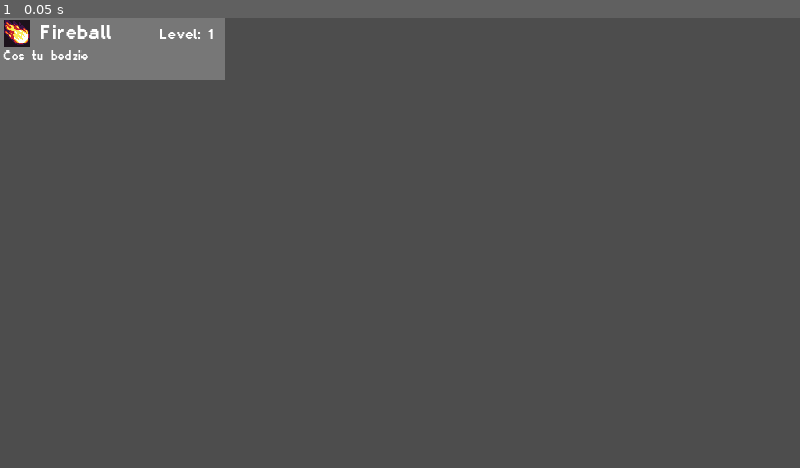
Above: before the commit, frame 1.
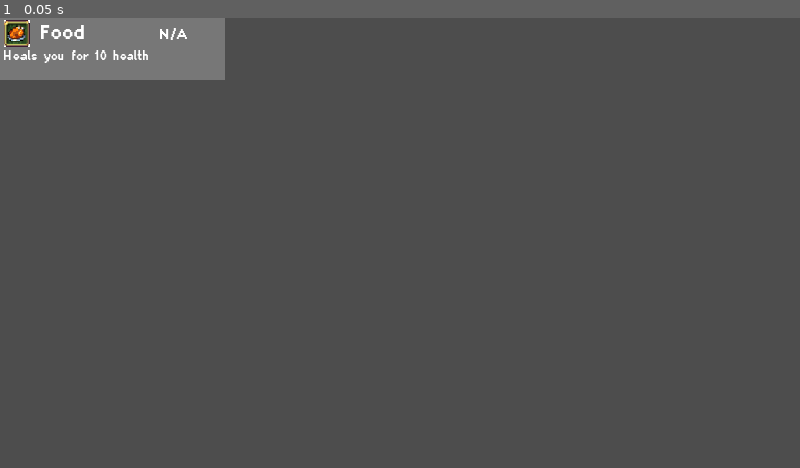
Above: after the commit, the same moment.

Repository: IgnacyZywalewski/VampireSurvivors
Game: Godot game, scene res://ui/item_option.tscn
Same seed, same stepped clock (60 frames per second), same inputs: the game is played once before the commit and once after it. This scene is started directly instead of the project's main scene.
Inputs:
- Up to frame 1 (0.05 s): no input

The runs differ from the first frame. In frame 1, 0.6% of the frame differs, in the area x 0-27%, y 0-10%.

Commit message:
Improved upgrade database

Diff:
--- a/player/player.gd
+++ b/player/player.gd
@@ -13,6 +13,7 @@
 
 var level = "res://world/world.tscn"
 
+#Player
 @onready var animation_tree = $Animation
 @onready var hit_flash_animation = $HitFlashAnimation
 @onready var idle_sprite = $Animation/IdleSprite
@@ -75,6 +76,13 @@
 
 #Enemy
 var enemy_close = []
+
+#Upgrades
+var collected_upgrades = []
+var upgrade_options_available = []
+var speed = 0
+var spell_cooldown = 0
+var aditional_attacks = 0
 
 func _ready():
 	attack()
@@ -336,14 +344,17 @@
 	var options_max = 3
 	while options < options_max:
 		var options_choice = item_option.instantiate()
+		options_choice.item = get_random_item()
 		upgrade_options.add_child(options_choice)
 		options += 1
 	get_tree().paused = true
 
-func upgrade_character(_upgrade):
+func upgrade_character(upgrade):
 	var option_children = upgrade_options.get_children()
 	for i in option_children:
 		i.queue_free()
+	upgrade_options_available.clear()
+	collected_upgrades.append(upgrade)
 
 	var tween = level_up_panel.create_tween()
 	tween.tween_property(level_up_panel, "position", Vector2(220, 380), 0.1).set_trans(Tween.TRANS_QUINT).set_ease(Tween.EASE_OUT)
@@ -353,3 +364,27 @@
 	level_up_panel.visible = false
 	get_tree().paused = false
 	callculate_experience(0)
+
+func get_random_item():
+	var database_list = []
+	for i in UpgradeDataBase.UPGRADES:
+		if i in collected_upgrades:
+			pass
+		elif i in upgrade_options_available:
+			pass
+		elif UpgradeDataBase.UPGRADES[i]["type"] == null:
+			pass
+		elif UpgradeDataBase.UPGRADES[i]["prerequesits"].size() > 0:
+			for j in UpgradeDataBase.UPGRADES[i]["prerequesits"]:
+				if not j in collected_upgrades:
+					pass
+				else:
+					database_list.append(i)
+		else :
+			database_list.append(i)
+	if database_list.size() > 0 :
+		var random_item = database_list.pick_random()
+		upgrade_options_available.append(random_item)
+		return random_item
+	else:
+		return null
--- a/player/weapons/black_hole.gd
+++ b/player/weapons/black_hole.gd
@@ -17,8 +17,8 @@
 	animation.play("black_hole")
 	match level:
 		1:
-			damage = 0.5
-			cooldown_timer = 1.5
+			damage = 2
+			cooldown_timer = 1
 			sprite.scale = Vector2(2,2)
 			collision_shape.scale = Vector2(2,2)
 			knockback_amount = 100
--- a/ui/item_option.gd
+++ b/ui/item_option.gd
@@ -6,15 +6,16 @@
 @onready var item_icon = $ItemIcon
 
 var mouse_over = false
-var item = "fireball1"
+var item = null
 @onready var player = get_tree().get_first_node_in_group("player")
 
 signal selected_upgrade(upgrade)
 
 func _ready():
-	item_icon.size = Vector2(35, 35)
-	connect("selected_upgrade",Callable(player,"upgrade_charawcter"))
+	connect("selected_upgrade", Callable(player, "upgrade_character"))
 
+	if item == null:
+		item = "food"
 	label_name.text = UpgradeDataBase.UPGRADES[item]["displayname"]
 	label_description.text = UpgradeDataBase.UPGRADES[item]["details"]
 	label_level.text = UpgradeDataBase.UPGRADES[item]["level"]
--- a/ui/item_option.tscn
+++ b/ui/item_option.tscn
@@ -5,7 +5,6 @@
 [ext_resource type="FontFile" uid="uid://d4a3w6dx63g5p" path="res://assets/fonts/Planes_ValMore.ttf" id="3_0mr8k"]
 
 [node name="ItemOption" type="ColorRect"]
-process_mode = 2
 custom_minimum_size = Vector2(160, 50)
 offset_right = 180.0
 offset_bottom = 50.0
--- a/utility/upgrade_data_base.gd
+++ b/utility/upgrade_data_base.gd
@@ -1,9 +1,9 @@
-extends Node2D
+extends Node
 
 
 const ICON_PATH = "res://assets/textures/icons/"
 const UPGRADES = {
-	"fireball1": {
+	"fireball_1": {
 		"icon": ICON_PATH + "fireball_icon.png",
 		"displayname": "Fireball",
 		"details": "Cos tu bedzie",
@@ -11,20 +11,168 @@
 		"prerequesits": [],
 		"type": "weapon"
 	},
-	"fireball2": {
-		"icon": ICON_PATH + "fireballl_icon.png",
+	"fireball_2": {
+		"icon": ICON_PATH + "fireball_icon.png",
 		"displayname": "Fireball",
 		"details": "Cos tu bedzie 2",
 		"level": "Level: 2",
-		"prerequesits": ["fireball1"],
+		"prerequesits": ["fireball_1"],
 		"type": "weapon"
 	},
-	"fireball3": {
-		"icon": ICON_PATH + "fireballl_icon.png",
+	"fireball_3": {
+		"icon": ICON_PATH + "fireball_icon.png",
 		"displayname": "Fireball",
 		"details": "Cos tu bedzie 3",
 		"level": "Level: 3",
-		"prerequesits": ["fireball2"],
+		"prerequesits": ["fireball_2"],
 		"type": "weapon"
+	},
+	"fireball_4": {
+		"icon": ICON_PATH + "fireball_icon.png",
+		"displayname": "Fireball",
+		"details": "Cos tu bedzie 4",
+		"level": "Level: 4",
+		"prerequesits": ["fireball_3"],
+		"type": "weapon"
+	},
+	"fireball_5": {
+		"icon": ICON_PATH + "fireball_icon.png",
+		"displayname": "Fireball",
+		"details": "Cos tu bedzie 5",
+		"level": "Level: 5",
+		"prerequesits": ["fireball_5"],
+		"type": "weapon"
+	},
+
+	"black_hole_1": {
+		"icon": ICON_PATH + "black_hole_icon.png",
+		"displayname": "Black Hole",
+		"details": "Cos tu bedzie 1",
+		"level": "Level: 1",
+		"prerequesits": [],
+		"type": "weapon"
+	},
+	"black_hole_2": {
+		"icon": ICON_PATH + "black_hole_icon.png",
+		"displayname": "Black Hole",
+		"details": "Cos tu bedzie 2",
+		"level": "Level: 2",
+		"prerequesits": ["black_hole_1"],
+		"type": "weapon"
+	},
+	"black_hole_3": {
+		"icon": ICON_PATH + "black_hole_icon.png",
+		"displayname": "Black Hole",
+		"details": "Cos tu bedzie 3",
+		"level": "Level: 3",
+		"prerequesits": ["black_hole_2"],
+		"type": "weapon"
+	},
+	"black_hole_4": {
+		"icon": ICON_PATH + "black_hole_icon.png",
+		"displayname": "Black Hole",
+		"details": "Cos tu bedzie 4",
+		"level": "Level: 4",
+		"prerequesits": ["black_hole_3"],
+		"type": "weapon"
+	},
+	"black_hole_5": {
+		"icon": ICON_PATH + "black_hole_icon.png",
+		"displayname": "Black Hole",
+		"details": "Cos tu bedzie 5",
+		"level": "Level: 5",
+		"prerequesits": ["black_hole_3"],
+		"type": "weapon"
+	},
+
+	"shooting_star_1": {
+		"icon": ICON_PATH + "shooting_star_icon.png",
+		"displayname": "Shooting Star",
+		"details": "Cos tu bedzie 1",
+		"level": "Level: 1",
+		"prerequesits": [],
+		"type": "weapon"
+	},
+	"shooting_star_2": {
+		"icon": ICON_PATH + "shooting_star_icon.png",
+		"displayname": "Shooting Star",
+		"details": "Cos tu bedzie 2",
+		"level": "Level: 2",
+		"prerequesits": ["shooting_star_1"],
+		"type": "weapon"
+	},
+	"shooting_star_3": {
+		"icon": ICON_PATH + "shooting_star_icon.png",
+		"displayname": "Shooting Star",
+		"details": "Cos tu bedzie 3",
+		"level": "Level: 3",
+		"prerequesits": ["shooting_star_2"],
+		"type": "weapon"
+	},
+	"shooting_star_4": {
+		"icon": ICON_PATH + "shooting_star_icon.png",
+		"displayname": "Shooting Star",
+		"details": "Cos tu bedzie 4",
+		"level": "Level: 4",
+		"prerequesits": ["shooting_star_3"],
+		"type": "weapon"
+	},
+	"shooting_star_5": {
+		"icon": ICON_PATH + "shooting_star_icon.png",
+		"displayname": "Shooting Star",
+		"details": "Cos tu bedzie 5",
+		"level": "Level: 5",
+		"prerequesits": ["shooting_star_4"],
+		"type": "weapon"
+	},
+
+	"lightning_bolt_1": {
+		"icon": ICON_PATH + "lightning_bolt_icon.png",
+		"displayname": "Lightning Bolt",
+		"details": "Cos tu bedzie 1",
+		"level": "Level: 1",
+		"prerequesits": [],
+		"type": "weapon"
+	},
+	"lightning_bolt_2": {
+		"icon": ICON_PATH + "lightning_bolt_icon.png",
+		"displayname": "Lightning Bolt",
+		"details": "Cos tu bedzie 2",
+		"level": "Level: 2",
+		"prerequesits": ["lightning_bolt_1"],
+		"type": "weapon"
+	},
+	"lightning_bolt_3": {
+		"icon": ICON_PATH + "lightning_bolt_icon.png",
+		"displayname": "Lightning Bolt",
+		"details": "Cos tu bedzie 3",
+		"level": "Level: 3",
+		"prerequesits": ["lightning_bolt_2"],
+		"type": "weapon"
+	},
+	"lightning_bolt_4": {
+		"icon": ICON_PATH + "lightning_bolt_icon.png",
+		"displayname": "Lightning Bolt",
+		"details": "Cos tu bedzie 4",
+		"level": "Level: 4",
+		"prerequesits": ["lightning_bolt_3"],
+		"type": "weapon"
+	},
+	"lightning_bolt_5": {
+		"icon": ICON_PATH + "lightning_bolt_icon.png",
+		"displayname": "Lightning Bolt",
+		"details": "Cos tu bedzie 5",
+		"level": "Level: 5",
+		"prerequesits": ["lightning_bolt_4"],
+		"type": "weapon"
+	},
+
+	"food": {
+		"icon": ICON_PATH + "food.png",
+		"displayname": "Food",
+		"details": "Heals you for 10 health",
+		"level": "N/A",
+		"prerequesits": [],
+		"type": "passive"
 	}
 }
--- a/utility/upgrade_data_base.tscn
+++ b/utility/upgrade_data_base.tscn
@@ -2,5 +2,5 @@
 
 [ext_resource type="Script" path="res://utility/upgrade_data_base.gd" id="1_h85mv"]
 
-[node name="UpgradeDataBase" type="Node2D"]
+[node name="UpgradeDataBase" type="Node"]
 script = ExtResource("1_h85mv")
--- a/world/world.tscn
+++ b/world/world.tscn
@@ -12,7 +12,7 @@
 [sub_resource type="Resource" id="Resource_rehmj"]
 script = ExtResource("5_sd5ls")
 time_start = 0
-time_end = 10
+time_end = 60
 enemy = ExtResource("6_jty5m")
 enemy_num = 3
 enemy_spawn_delay = 0
@@ -22,7 +22,7 @@
 time_start = 10
 time_end = 20
 enemy = ExtResource("6_jxc03")
-enemy_num = 1
+enemy_num = 0
 enemy_spawn_delay = 0
 
 [sub_resource type="Resource" id="Resource_gga0l"]
@@ -30,7 +30,7 @@
 time_start = 20
 time_end = 30
 enemy = ExtResource("7_is0jj")
-enemy_num = 1
+enemy_num = 0
 enemy_spawn_delay = 0
 
 [sub_resource type="Resource" id="Resource_wbmnu"]
@@ -38,7 +38,7 @@
 time_start = 30
 time_end = 40
 enemy = ExtResource("8_g7b6a")
-enemy_num = 1
+enemy_num = 0
 enemy_spawn_delay = 0
 
 [node name="World" type="Node2D"]
Binary file changed: assets/textures/icons/food.png
Binary file added: assets/textures/icons/movement_speed_icon.jpg
Not shown, added: assets/textures/icons/movement_speed_icon.jpg.import
Binary file added: assets/textures/icons/ring_icon.png
Not shown, changed: assets/textures/icons/ring_icon.png.import
